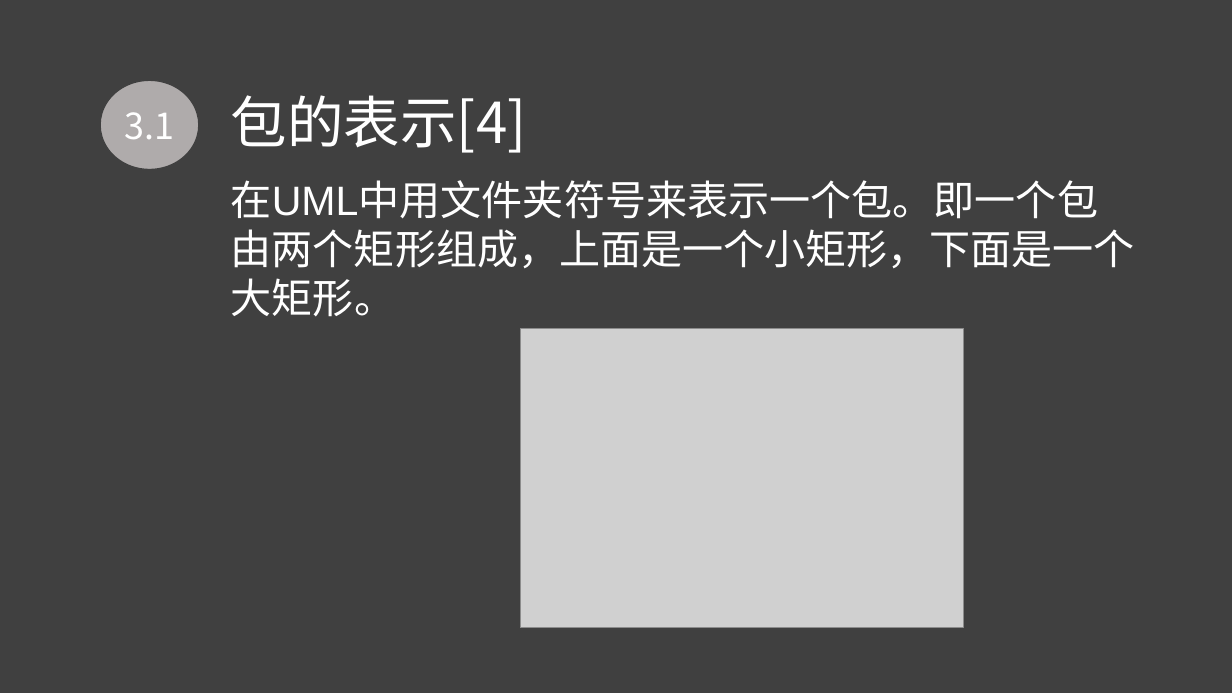
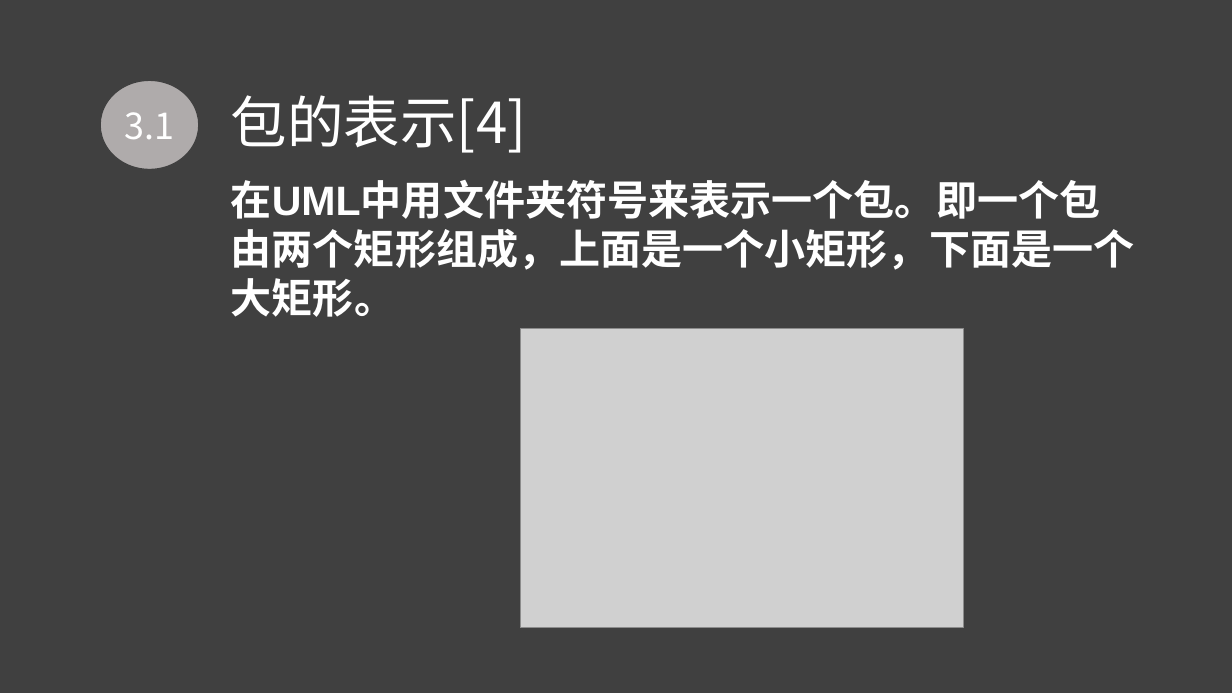
Before and after one commit to PRDG08/PRD2018, a slide deck: slide 21 of 非受控文件/翻转ppt/PRD2018-G08-UML基础IIIV0.2.pptx. Drawn at 1232x693 pixels with LibreOffice and Linux fonts; fonts in the diff are those of the drawing; grey boxes stand for pictures. Boxes give left, top, right and bottom in pixels: in the first picture for what was removed or moved away, otherwise in the second. Text is boxed around its words. In the diff, an @@ line names an element or a change of style, - is before the commit and + after.

```diff
--- a/非受控文件/翻转ppt/PRD2018-G08-UML基础IIIV0.2.pptx
+++ b/非受控文件/翻转ppt/PRD2018-G08-UML基础IIIV0.2.pptx
@@ text "在UML中用文件夹符号来表示一个包。即一个包由两个矩形组成，上面是一个小矩形，下面是一个大矩形。" at bbox=[231, 180, 1135, 317]: bold on @@
```
Also in this commit, not shown: 16 other slides changed.
